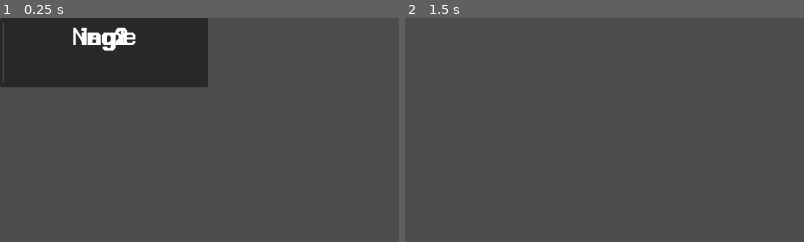
Above: before the commit, frames 1-2 (left to right).
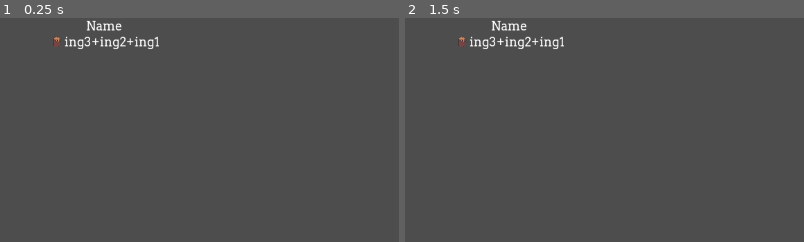
Above: after the commit, the same moments.

Repository: Girlies-stdio/elementalchemy
Game: Godot game, scene res://Scenes/recipe_tip.tscn
Two runs of this game, one before a commit and one after it. Both use one fixed random seed, a clock stepped at 60 frames per second and the inputs below. This scene is started directly instead of the project's main scene.
Inputs (mouse positions are % of the whole screen's width and height, from its top left):
- Up to frame 1 (0.25 s): no input
- Up to frame 2 (1.5 s): tap Enter at 0.5 s; move the mouse to (72, 45) at 0.52 s; hold Right mouse button (Right_click) 0.53-1.28 s; click (72, 45) at 0.67 s; tap Space at 1.25 s; move the mouse to (30, 55) at 1.27 s; right-click (30, 55) at 1.35 s; click (30, 55) at 1.42 s
The pictures show only the part of the screen within x 0-50%, y 0-50%; the shares and areas given below are measured in that part.

The runs differ from the first frame. In frame 1, 16% of the frame differs, in the area x 0-53%, y 0-31%; in frame 2, 0.8%.

Commit message:
pretty tooltip

Diff:
--- a/Inventory/tool_tip.gd
+++ b/Inventory/tool_tip.gd
@@ -13,26 +13,30 @@
 
 
 func _make_custom_tooltip(for_text):
-
-
+	print(show_tooltip)
 	if show_tooltip:
 		var text = format_tooltip(RecipesLoader.recipes[isg.item.name])
+		print(text)
 		var recipe = RecipesLoader.recipes[isg.item.name]
 		var ingredients = recipe["ingredients"]
-		var tooltip = preload("res://Scenes/recipe_tip.tscn").instantiate()
 		if text == null:
 			return ""
 
-		#tooltip.get_node("name").text = recipe["name"]
-		#tooltip.get_node("ing1").text = ingredients[0]
-		#tooltip.get_node("ing2").text = ingredients[1]
-		#tooltip.get_node("ing3").text = ingredients[2]
+		var tooltip = preload("res://Scenes/recipe_tip.tscn").instantiate()
+		tooltip.get_node("Panel/VBoxContainer/HBoxContainer2/name").text = recipe["name"]
+		tooltip.get_node("Panel/VBoxContainer/HBoxContainer2/name_text").texture = GlobalScript.findItem(recipe["name"]).texture
+		tooltip.get_node("Panel/VBoxContainer/HBoxContainer/HBoxContainer/ing1").text = ingredients[0]
+		tooltip.get_node("Panel/VBoxContainer/HBoxContainer/HBoxContainer2/ing2").text = ingredients[1]
+		tooltip.get_node("Panel/VBoxContainer/HBoxContainer/HBoxContainer3/ing3").text = ingredients[2]
+		tooltip.get_node("Panel/VBoxContainer/HBoxContainer/HBoxContainer/1").texture = GlobalScript.findItem(ingredients[0]).texture
+		tooltip.get_node("Panel/VBoxContainer/HBoxContainer/HBoxContainer2/2").texture = GlobalScript.findItem(ingredients[1]).texture
+		tooltip.get_node("Panel/VBoxContainer/HBoxContainer/HBoxContainer3/3").texture = GlobalScript.findItem(ingredients[2]).texture
 
-
-		#return tooltip
-		var label = Label.new()
-		label.text = text
-		return label
+		#tooltip.visible = true
+		return tooltip
+		#var label = Label.new()
+		#label.text = text
+		#return label
 	else:
 		return ""
 
--- a/Scenes/recipe_tip.tscn
+++ b/Scenes/recipe_tip.tscn
@@ -1,56 +1,101 @@
-[gd_scene format=3 uid="uid://bo11xpo457oqp"]
+[gd_scene load_steps=4 format=3 uid="uid://bo11xpo457oqp"]
 
-[node name="RecipeTip" type="Node2D"]
+[ext_resource type="Texture2D" uid="uid://ddguii78m3wyx" path="res://Assets/Items/wood.png" id="1_5evs6"]
+[ext_resource type="FontFile" uid="uid://b0bp2wrewjfxb" path="res://Assets/Fonts/Arvo-Regular.ttf" id="1_13nk4"]
 
-[node name="Panel" type="PopupPanel" parent="."]
-size = Vector2i(300, 100)
-visible = true
+[sub_resource type="StyleBoxEmpty" id="StyleBoxEmpty_5evs6"]
 
-[node name="ing1" type="RichTextLabel" parent="Panel"]
-offset_left = 4.0
-offset_top = 4.0
-offset_right = 296.0
-offset_bottom = 96.0
-text = "ing1"
+[node name="RecipeTip" type="Control"]
+custom_minimum_size = Vector2(300, 50)
+layout_mode = 3
+anchors_preset = 0
+
+[node name="Panel" type="Panel" parent="."]
+layout_mode = 0
+offset_right = 300.0
+offset_bottom = 50.0
+theme_override_styles/panel = SubResource("StyleBoxEmpty_5evs6")
+
+[node name="VBoxContainer" type="VBoxContainer" parent="Panel"]
+layout_mode = 1
+anchors_preset = 5
+anchor_left = 0.5
+anchor_right = 0.5
+offset_left = -245.5
+offset_right = 245.5
+offset_bottom = 92.0
+grow_horizontal = 2
+
+[node name="HBoxContainer2" type="HBoxContainer" parent="Panel/VBoxContainer"]
+layout_mode = 2
+alignment = 1
+
+[node name="name_text" type="TextureRect" parent="Panel/VBoxContainer/HBoxContainer2"]
+layout_mode = 2
+expand_mode = 2
+
+[node name="name" type="Label" parent="Panel/VBoxContainer/HBoxContainer2"]
+layout_mode = 2
+theme_override_fonts/font = ExtResource("1_13nk4")
+theme_override_font_sizes/font_size = 18
+text = "Name"
 horizontal_alignment = 1
 
-[node name="ing2" type="RichTextLabel" parent="Panel"]
-offset_left = 4.0
-offset_top = 4.0
-offset_right = 296.0
-offset_bottom = 96.0
+[node name="HBoxContainer" type="HBoxContainer" parent="Panel/VBoxContainer"]
+layout_mode = 2
+alignment = 1
+
+[node name="HBoxContainer" type="HBoxContainer" parent="Panel/VBoxContainer/HBoxContainer"]
+layout_mode = 2
+
+[node name="1" type="TextureRect" parent="Panel/VBoxContainer/HBoxContainer/HBoxContainer"]
+layout_mode = 2
+texture = ExtResource("1_5evs6")
+expand_mode = 2
+
+[node name="ing1" type="Label" parent="Panel/VBoxContainer/HBoxContainer/HBoxContainer"]
+layout_mode = 2
+theme_override_fonts/font = ExtResource("1_13nk4")
+theme_override_font_sizes/font_size = 18
+text = "ing3"
+horizontal_alignment = 1
+
+[node name="Label2" type="Label" parent="Panel/VBoxContainer/HBoxContainer"]
+layout_mode = 2
+theme_override_fonts/font = ExtResource("1_13nk4")
+theme_override_font_sizes/font_size = 18
+text = "+"
+
+[node name="HBoxContainer2" type="HBoxContainer" parent="Panel/VBoxContainer/HBoxContainer"]
+layout_mode = 2
+
+[node name="2" type="TextureRect" parent="Panel/VBoxContainer/HBoxContainer/HBoxContainer2"]
+layout_mode = 2
+expand_mode = 2
+
+[node name="ing2" type="Label" parent="Panel/VBoxContainer/HBoxContainer/HBoxContainer2"]
+layout_mode = 2
+theme_override_fonts/font = ExtResource("1_13nk4")
+theme_override_font_sizes/font_size = 18
 text = "ing2"
 horizontal_alignment = 1
 
-[node name="ing3" type="RichTextLabel" parent="Panel"]
-offset_left = 4.0
-offset_top = 4.0
-offset_right = 296.0
-offset_bottom = 96.0
+[node name="Label" type="Label" parent="Panel/VBoxContainer/HBoxContainer"]
+layout_mode = 2
+theme_override_fonts/font = ExtResource("1_13nk4")
+theme_override_font_sizes/font_size = 18
+text = "+"
+
+[node name="HBoxContainer3" type="HBoxContainer" parent="Panel/VBoxContainer/HBoxContainer"]
+layout_mode = 2
+
+[node name="3" type="TextureRect" parent="Panel/VBoxContainer/HBoxContainer/HBoxContainer3"]
+layout_mode = 2
+expand_mode = 2
+
+[node name="ing3" type="Label" parent="Panel/VBoxContainer/HBoxContainer/HBoxContainer3"]
+layout_mode = 2
+theme_override_fonts/font = ExtResource("1_13nk4")
+theme_override_font_sizes/font_size = 18
 text = "ing1"
 horizontal_alignment = 1
-
-[node name="name" type="RichTextLabel" parent="Panel"]
-offset_left = 4.0
-offset_top = 4.0
-offset_right = 296.0
-offset_bottom = 96.0
-text = "Name"
-scroll_active = false
-horizontal_alignment = 1
-
-[node name="HBoxContainer" type="HBoxContainer" parent="Panel"]
-offset_left = 4.0
-offset_top = 4.0
-offset_right = 296.0
-offset_bottom = 96.0
-
-[node name="RichTextLabel" type="RichTextLabel" parent="Panel/HBoxContainer"]
-layout_mode = 2
-text = "Name"
-
-[node name="VBoxContainer" type="VBoxContainer" parent="Panel"]
-offset_left = 4.0
-offset_top = 4.0
-offset_right = 296.0
-offset_bottom = 96.0
